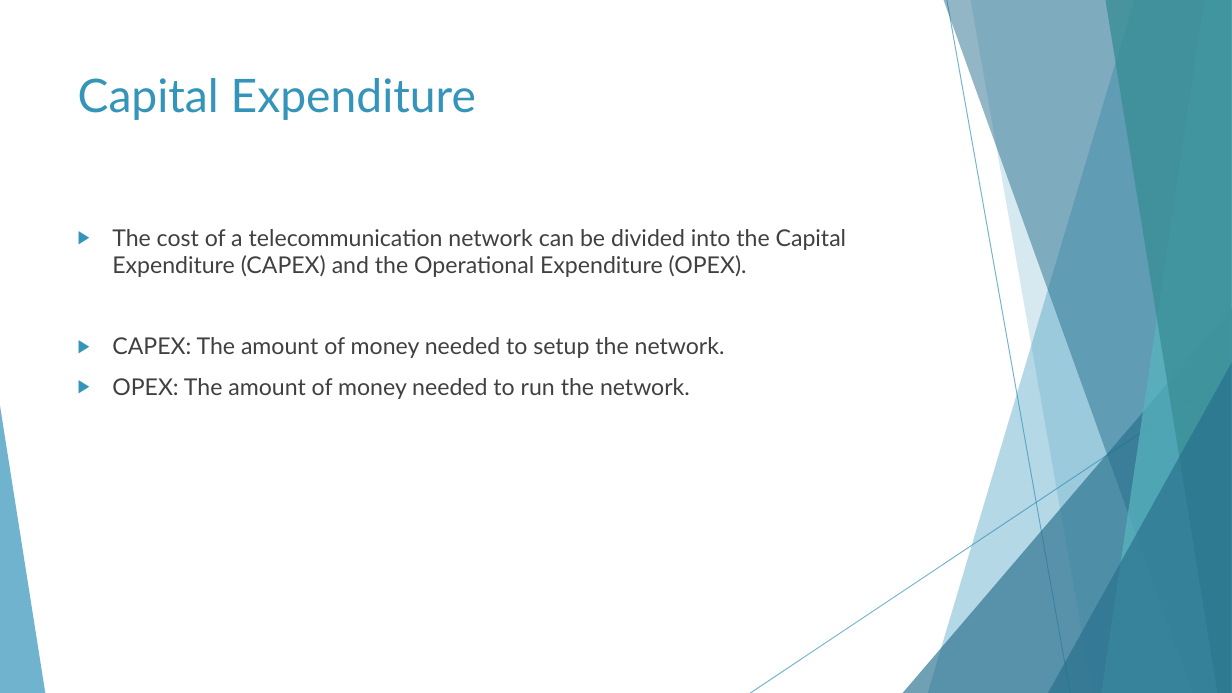
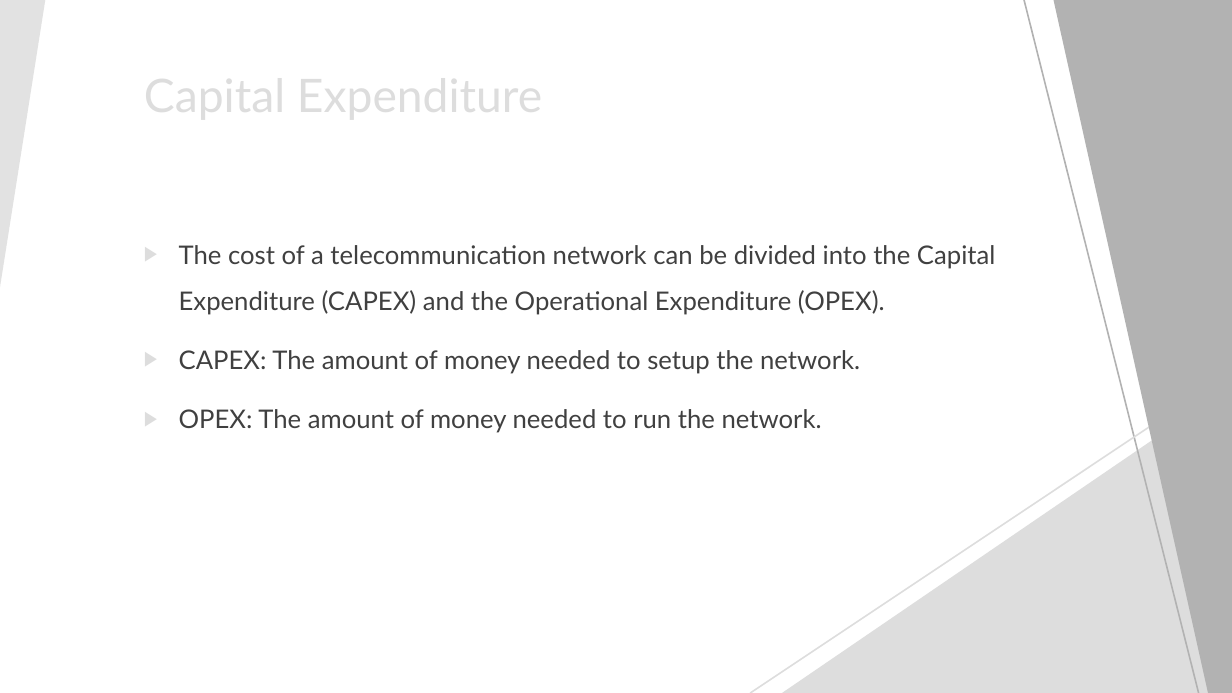
Before and after one commit to netxpto/NetPlanner, a slide deck: slide 7 of sdf/heuristic/transparent/Results/Thesis_Presentation.pptx. Drawn at 1232x693 pixels with LibreOffice and Linux fonts; fonts in the diff are those of the drawing. Boxes give left, top, right and bottom in pixels: in the first picture for what was removed or moved away, otherwise in the second. Text is boxed around its words. In the diff, an @@ line names an element or a change of style, - is before the commit and + after.

```diff
--- a/sdf/heuristic/transparent/Results/Thesis_Presentation.pptx
+++ b/sdf/heuristic/transparent/Results/Thesis_Presentation.pptx
@@ rectangle added at (0,0,1232,693), fill #FFFFFF @@
@@ triangle added at (0,0,45,287), fill #DDDDDD at 85% opacity @@
@@ freeform shape at (928,0,1232,693): fill #3494BA at 36% opacity to #DDDDDD at 36% opacity @@
@@ freeform shape at (944,0,1232,693): fill #276F8B at 50% opacity to #A6A6A6 at 50% opacity @@
@@ line (947, 0) - (1070, 693): stroke #3494BA 0.75 pt to #DDDDDD 0.75 pt @@
@@ freeform shape at (970,0,1232,693): fill #3494BA at 20% opacity to #DDDDDD at 20% opacity @@
@@ line added from (1024, 0) to (1199, 693), #B2B2B2 1.25 pt @@
@@ freeform shape added at (1054,0,1232,693), fill #B2B2B2 @@
@@ freeform shape at (1102,0,1232,693): fill #58B6C0 at 70% opacity to #B2B2B2 at 70% opacity @@
@@ freeform shape at (1105,0,1232,693): fill #3A8F98 at 80% opacity to #858585 at 80% opacity @@
@@ title removed at (78,78,476,120) @@
-Capital Expenditure
@@ text "The cost of a telecommunication ...": place and size @@
-text "The cost of a telecommunication ..." at (112,229,847,399)
+text "The cost of a telecommunication ..." at (179,245,996,433)
@@ text "The cost of a telecommunication ..." at (179,245,996,433): size 18 to 20 pt; line spacing 1 to 1.5; bullet colour #3494BA to #DDDDDD @@
@@ triangle at (903,308,1232,693): fill #276F8B at 66% opacity to #A6A6A6 at 66% opacity @@
@@ line (1232, 372) - (750, 693): stroke #3494BA 0.75 pt to #DDDDDD 0.75 pt @@
@@ line added from (1232, 372) to (750, 693), #DDDDDD 1.25 pt @@
@@ triangle added at (782,386,1232,693), fill #DDDDDD @@
@@ triangle at (1048,363,1232,693): fill #276F8B at 66% opacity to #A6A6A6 at 66% opacity @@
@@ triangle at (0,406,45,693): fill #3494BA at 70% opacity to #DDDDDD at 70% opacity @@
```
Also in this commit, not shown: 10 other slides changed, 6 slides added, 3 slides removed, 14 other files.
